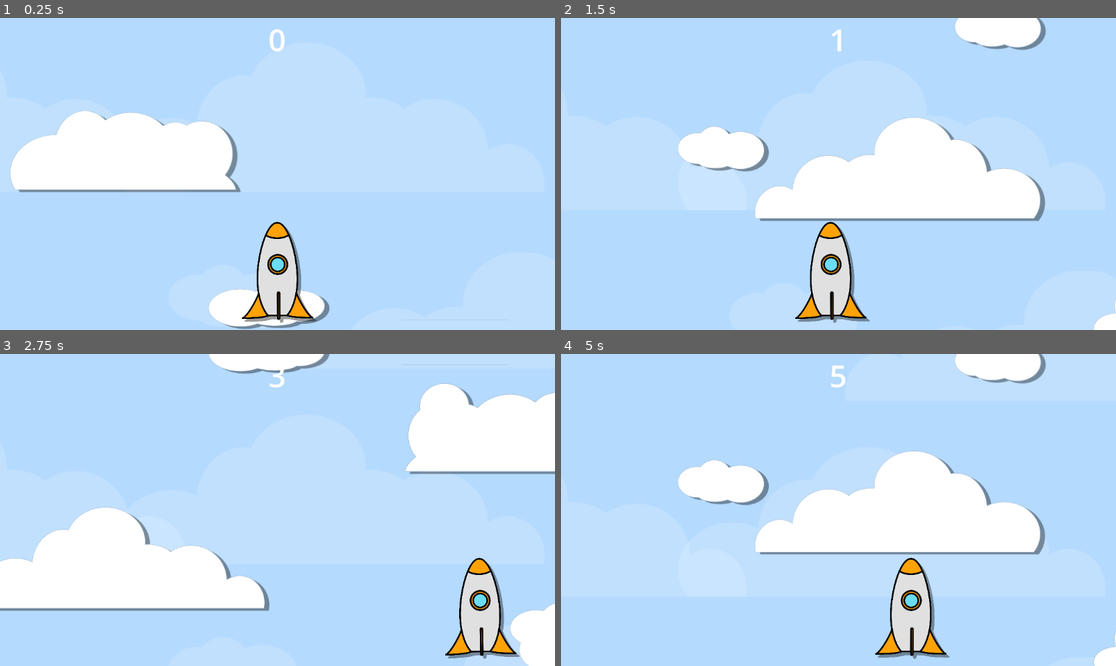
Above: before the commit, frames 1-4 (two rows, left to right).
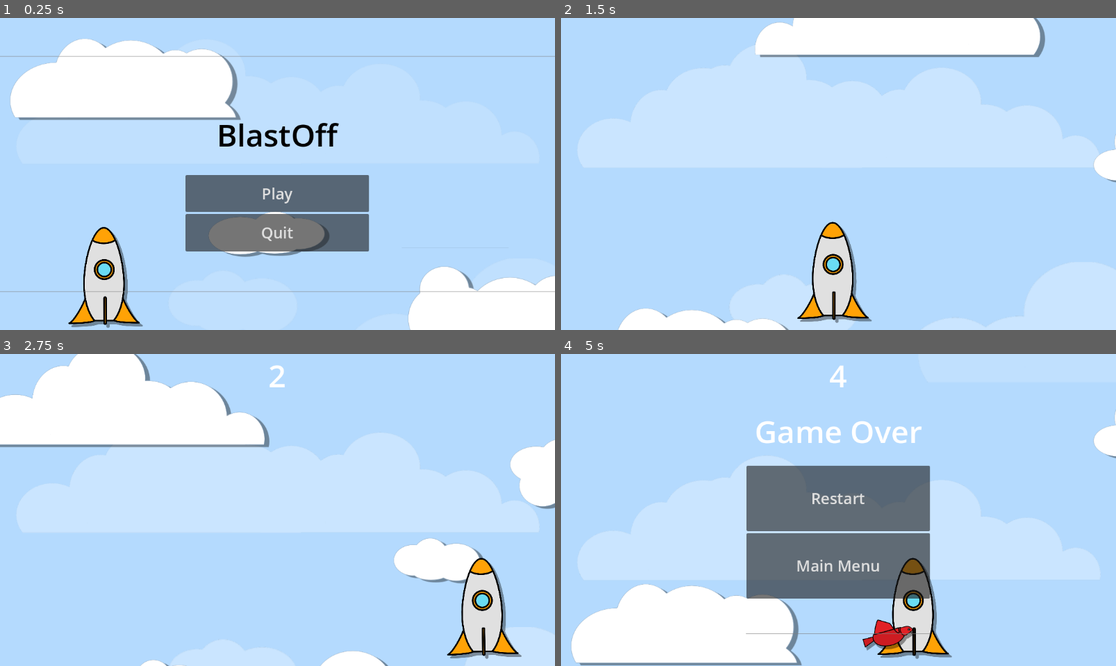
Above: after the commit, the same moments.

Repository: Ranger-NF/BlastOff
Game: Godot game, scene res://main.tscn
Same seed, same stepped clock (60 frames per second), same inputs: the game is played once before the commit and once after it.
Inputs (mouse positions are in pixels of both pictures, inside the frame that each line leads up to):
- Up to frame 1 (0.25 s): no input
- Up to frame 2 (1.5 s): click (838, 192) at 0.5 s, where only the run after the commit has a clickable "Play"; move the mouse to (810, 236) at 1.27 s; click (810, 236) at 1.42 s
- Up to frame 3 (2.75 s): drag from (444, 556) to (266, 606) at 2.02 s
- Up to frame 4 (5 s): move the mouse to (672, 463) at 2.77 s; click (672, 463) at 2.92 s; drag from (866, 510) to (672, 463) at 3.52 s; move the mouse to (755, 432) at 4.27 s; click (755, 432) at 4.42 s

The runs differ from the first frame. In frame 1, 36% of the frame differs, in the area x 0-100%, y 3-100%; in frame 2, 21%; in frame 3, 33%; in frame 4, 33%.

Commit message:
Added placeholder UI 🕴

Diff:
--- a/Background/background.tscn
+++ b/Background/background.tscn
@@ -63,39 +63,61 @@
 
 [node name="Background" type="ParallaxBackground"]
 script = SubResource("GDScript_f6ao8")
-metadata/_edit_horizontal_guides_ = [2105.0, 854.0]
+metadata/_edit_horizontal_guides_ = [2105.0]
 
 [node name="BigClouds" type="ParallaxLayer" parent="."]
-modulate = Color(1, 1, 1, 0.156863)
 position = Vector2(0, 17)
 scale = Vector2(1, 0.988805)
-motion_scale = Vector2(0.05, 0.05)
-motion_mirroring = Vector2(0, 860)
+motion_scale = Vector2(0.08, 0.08)
+motion_mirroring = Vector2(0, 1640)
 
-[node name="Group 1" type="Node2D" parent="BigClouds"]
-position = Vector2(-252, -164.845)
+[node name="CanvasGroup" type="CanvasGroup" parent="BigClouds"]
+self_modulate = Color(1, 1, 1, 0.156863)
 
-[node name="Sprite2D" type="Sprite2D" parent="BigClouds/Group 1"]
-position = Vector2(215, 385)
+[node name="Sprite2D" type="Sprite2D" parent="BigClouds/CanvasGroup"]
+position = Vector2(344, 195.703)
+texture = ExtResource("1_povin")
+region_enabled = true
+region_rect = Rect2(-29.2852, 431.356, 690.879, 245.227)
+
+[node name="Sprite2D4" type="Sprite2D" parent="BigClouds/CanvasGroup"]
+position = Vector2(475.5, 143.738)
+texture = ExtResource("1_povin")
+region_enabled = true
+region_rect = Rect2(-29.2852, 431.356, 690.879, 245.227)
+
+[node name="Sprite2D5" type="Sprite2D" parent="BigClouds/CanvasGroup"]
+position = Vector2(838, 195.005)
+texture = ExtResource("1_povin")
+region_enabled = true
+region_rect = Rect2(-29.2852, 431.356, 690.879, 245.227)
+
+[node name="Sprite2D7" type="Sprite2D" parent="BigClouds/CanvasGroup"]
+position = Vector2(1207, 1355.17)
 scale = Vector2(1.5, 1.5)
 texture = ExtResource("1_povin")
 region_enabled = true
 region_rect = Rect2(-29.2852, 431.356, 690.879, 245.227)
 
-[node name="Sprite2D2" type="Sprite2D" parent="BigClouds/Group 1"]
-position = Vector2(960, 385)
+[node name="Sprite2D2" type="Sprite2D" parent="BigClouds/CanvasGroup"]
+position = Vector2(786, 815.125)
 scale = Vector2(1.5, 1.5)
 texture = ExtResource("1_povin")
 region_enabled = true
 region_rect = Rect2(-29.2852, 431.356, 690.879, 245.227)
 
-[node name="Group 2" type="Node2D" parent="BigClouds"]
-position = Vector2(347, 152.71)
-
-[node name="Sprite2D2" type="Sprite2D" parent="BigClouds/Group 2"]
-position = Vector2(586, 504.65)
+[node name="Sprite2D3" type="Sprite2D" parent="BigClouds/CanvasGroup"]
+position = Vector2(933, 657.36)
 scale = Vector2(1.5, 1.5)
 texture = ExtResource("1_povin")
+region_enabled = true
+region_rect = Rect2(-0.21991, 697.955, 827.855, 226.362)
+
+[node name="Sprite2D6" type="Sprite2D" parent="BigClouds/CanvasGroup"]
+position = Vector2(103, 1212.57)
+scale = Vector2(1.5, 1.5)
+texture = ExtResource("1_povin")
+flip_h = true
 region_enabled = true
 region_rect = Rect2(-0.21991, 697.955, 827.855, 226.362)
 
--- /dev/null
+++ b/Background/remove_overlapping.gdshader
@@ -0,0 +1,8 @@
+shader_type canvas_item;
+
+uniform sampler2D SCREEN_TEXTURE : hint_screen_texture, filter_linear_mipmap;
+
+void fragment() {
+  vec4 tex = texture(TEXTURE, UV);
+  COLOR = vec4(mix(texture(SCREEN_TEXTURE, SCREEN_UV).rgb, tex.rgb - (1.-MODULATE.rgb), MODULATE.a), tex.a);
+}
--- a/Enemies/Satellite/satellite.gd
+++ b/Enemies/Satellite/satellite.gd
@@ -1,9 +1,16 @@
 extends "res://Enemies/Obstacle.gd"
 
 func _ready() -> void:
+    GameManager.game_over.connect(_on_game_over)
+
     can_move = false
-    UiManager.emit_signal("warning_announced")
-
+    UiManager.emit_signal("warning_announced", self.position.x)
+    $WarnTimer.start(2)
 
 func _on_warn_timer_timeout() -> void:
     can_move = true
+    UiManager.emit_signal("warning_withdrawn")
+
+func _on_game_over() -> void:
+    UiManager.emit_signal("warning_withdrawn")
+    queue_free()
--- a/Managers/game_manager.gd
+++ b/Managers/game_manager.gd
@@ -11,7 +11,8 @@
 var is_left_button_pressed: bool = false
 var is_right_button_pressed: bool = false
 
-var flock_probability: float = 1
+var flock_probability: float = 0.1
+var satellite_falling_propability: float = 0.2
 
 func _ready() -> void:
     self.level_up.connect(_increase_difficulty)
@@ -19,3 +20,4 @@
 func _increase_difficulty() -> void:
     rocket_speed += 100
     flock_probability += 0.05
+    satellite_falling_propability += 0.05
--- a/Managers/ui_manager.gd
+++ b/Managers/ui_manager.gd
@@ -1,4 +1,6 @@
 extends Node
 
 signal warning_announced(x_position: float) # For showing a warning sign when heavy objects are falling
-signal warning_withdrawn()
+signal warning_withdrawn
+
+signal skipped_to_main_menu
--- /dev/null
+++ b/UI/main_menu.gd
@@ -0,0 +1,16 @@
+extends CanvasLayer
+
+func _ready() -> void:
+    UiManager.skipped_to_main_menu.connect(_show_ui)
+
+func _show_ui() -> void:
+    self.show()
+
+func _on_play_button_pressed() -> void:
+    self.hide()
+    GameManager.emit_signal("game_started")
+
+
+func _on_quit_button_pressed() -> void:
+    get_tree().root.propagate_notification(NOTIFICATION_WM_CLOSE_REQUEST)
+    get_tree().quit()
--- /dev/null
+++ b/UI/main_menu.tscn
@@ -0,0 +1,84 @@
+[gd_scene load_steps=3 format=3 uid="uid://e1b43p4v5huu"]
+
+[ext_resource type="Script" path="res://UI/main_menu.gd" id="1_p0qic"]
+
+[sub_resource type="LabelSettings" id="LabelSettings_4j3j7"]
+font_size = 64
+font_color = Color(0, 0, 0, 1)
+
+[node name="MainMenu" type="CanvasLayer"]
+script = ExtResource("1_p0qic")
+
+[node name="VBoxContainer" type="VBoxContainer" parent="."]
+anchors_preset = 15
+anchor_right = 1.0
+anchor_bottom = 1.0
+grow_horizontal = 2
+grow_vertical = 2
+
+[node name="TopGap" type="HSeparator" parent="VBoxContainer"]
+layout_mode = 2
+size_flags_vertical = 3
+
+[node name="TitleBox" type="HBoxContainer" parent="VBoxContainer"]
+layout_mode = 2
+size_flags_vertical = 3
+
+[node name="TitileLeft" type="VSeparator" parent="VBoxContainer/TitleBox"]
+modulate = Color(1, 1, 1, 0)
+layout_mode = 2
+size_flags_horizontal = 3
+
+[node name="Label" type="Label" parent="VBoxContainer/TitleBox"]
+layout_mode = 2
+size_flags_horizontal = 3
+size_flags_vertical = 3
+text = "BlastOff"
+label_settings = SubResource("LabelSettings_4j3j7")
+horizontal_alignment = 1
+vertical_alignment = 1
+
+[node name="TitileRight" type="VSeparator" parent="VBoxContainer/TitleBox"]
+modulate = Color(1, 1, 1, 0)
+layout_mode = 2
+size_flags_horizontal = 3
+
+[node name="CenterBox" type="HBoxContainer" parent="VBoxContainer"]
+layout_mode = 2
+size_flags_vertical = 3
+alignment = 1
+
+[node name="ButtonLeft" type="VSeparator" parent="VBoxContainer/CenterBox"]
+modulate = Color(1, 1, 1, 0)
+layout_mode = 2
+size_flags_horizontal = 3
+
+[node name="ButtonBox" type="VBoxContainer" parent="VBoxContainer/CenterBox"]
+layout_mode = 2
+size_flags_horizontal = 3
+
+[node name="PlayButton" type="Button" parent="VBoxContainer/CenterBox/ButtonBox"]
+layout_mode = 2
+size_flags_horizontal = 3
+size_flags_vertical = 3
+theme_override_font_sizes/font_size = 32
+text = "Play"
+
+[node name="QuitButton" type="Button" parent="VBoxContainer/CenterBox/ButtonBox"]
+layout_mode = 2
+size_flags_horizontal = 3
+size_flags_vertical = 3
+theme_override_font_sizes/font_size = 32
+text = "Quit"
+
+[node name="ButtonRight" type="VSeparator" parent="VBoxContainer/CenterBox"]
+modulate = Color(1, 1, 1, 0)
+layout_mode = 2
+size_flags_horizontal = 3
+
+[node name="BottomGap" type="HSeparator" parent="VBoxContainer"]
+layout_mode = 2
+size_flags_vertical = 3
+
+[connection signal="pressed" from="VBoxContainer/CenterBox/ButtonBox/PlayButton" to="." method="_on_play_button_pressed"]
+[connection signal="pressed" from="VBoxContainer/CenterBox/ButtonBox/QuitButton" to="." method="_on_quit_button_pressed"]
--- a/UI/ui.gd
+++ b/UI/ui.gd
@@ -4,11 +4,49 @@
     "game_over": "Game Over",
 }
 
-@onready var score_label = $CanvasLayer/HBoxContainer/VBoxContainer2/Score
-@onready var game_status = $CanvasLayer/GameStatus
+@onready var whole_ui = $CanvasLayer/WholeScreen
+
+@onready var score_label = $CanvasLayer/WholeScreen/WholeCenter/ScoreBox/Score
+@onready var game_status_label = $CanvasLayer/WholeScreen/WholeCenter/NavBox/GameStatus
+@onready var warning_sign = $CanvasLayer/Warning
+@onready var warning_anim = $CanvasLayer/WarningAnimation
+
+@onready var navigation_box = $CanvasLayer/WholeScreen/WholeCenter/NavBox
+
+var is_warning_on: bool = false
+
+func _ready() -> void:
+    whole_ui.hide()
+    GameManager.game_over.connect(_show_game_status.bind("game_over"))
+    GameManager.game_started.connect(_on_game_start)
+
+    UiManager.warning_announced.connect(_flash_warning)
+    UiManager.warning_withdrawn.connect(_stop_warning)
 
 func _physics_process(_delta: float) -> void:
     score_label.text = "{score}".format({"score": StatManager.score_gained})
 
 func _show_game_status(current_status: String) -> void:
-    pass
+    game_status_label.text = status_messages.get(current_status)
+    navigation_box.show()
+
+func _flash_warning(x_position: float):
+    var vertical_screen_size: float = get_viewport_rect().size.y
+    warning_sign.position = Vector2(x_position, (0.1 * vertical_screen_size))
+    warning_sign.show()
+    warning_anim.play("warning_sign")
+
+func _stop_warning():
+    warning_anim.stop()
+    warning_sign.hide()
+
+func _on_game_start() -> void:
+    whole_ui.show()
+    navigation_box.hide()
+
+func _on_restart_button_pressed() -> void:
+    GameManager.emit_signal("game_started")
+
+func _on_back_button_pressed() -> void:
+    whole_ui.hide()
+    UiManager.emit_signal("skipped_to_main_menu")
--- a/UI/ui.tscn
+++ b/UI/ui.tscn
@@ -1,56 +1,7 @@
-[gd_scene load_steps=6 format=3 uid="uid://0ckqin0njvj4"]
+[gd_scene load_steps=8 format=3 uid="uid://0ckqin0njvj4"]
 
+[ext_resource type="Script" path="res://UI/ui.gd" id="1_1hsrn"]
 [ext_resource type="Texture2D" uid="uid://70ft04lcb4pc" path="res://UI/warning_sign.svg" id="1_y1a50"]
-
-[sub_resource type="GDScript" id="GDScript_ew6qc"]
-script/source = "extends Control
-
-const status_messages = {
-    \"game_over\": \"Game Over\",
-}
-
-@onready var score_label = $CanvasLayer/HBoxContainer/VBoxContainer2/Score
-@onready var game_status_label = $CanvasLayer/GameStatus
-@onready var warning_sign = $CanvasLayer/Warning
-
-var is_warning_on: bool = false
-
-func _ready() -> void:
-    GameManager.game_over.connect(_show_game_status.bind(\"game_over\"))
-
-    UiManager.warning_announced.connect(_flash_warning)
-    UiManager.warning_withdrawn.connect(_stop_warning)
-
-func _physics_process(_delta: float) -> void:
-    score_label.text = \"{score}\".format({\"score\": StatManager.score_gained})
-
-func _show_game_status(current_status: String) -> void:
-    game_status_label.text = status_messages.get(current_status)
-    game_status_label.show()
-
-    await get_tree().create_timer(3).timeout
-
-    game_status_label.hide()
-
-func _flash_warning(x_position: float):
-    var screen_size = get_viewport_rect().size
-    warning_sign.position = Vector2(x_position, (0.1 * screen_size.y))
-
-    is_warning_on = true
-
-    var warning_sign_tween = create_tween()
-    warning_sign.show()
-
-    while  is_warning_on:
-        await warning_sign_tween.tween_property(warning_sign, \"modulate.a\", 1, 1).finished
-        await warning_sign_tween.tween_property(warning_sign, \"modulate.a\", 1, 0).finished
-
-    warning_sign_tween.kill()
-    warning_sign.hide()
-
-func _stop_warning():
-    is_warning_on = false
-"
 
 [sub_resource type="ShaderMaterial" id="ShaderMaterial_324iy"]
 
@@ -93,6 +44,29 @@
 shader_parameter/offset = Vector2(-50, -40)
 shader_parameter/modulate = Color(0, 0, 0, 0.392157)
 
+[sub_resource type="Animation" id="Animation_ns6ys"]
+resource_name = "warning_sign"
+length = 0.5
+loop_mode = 1
+step = 0.05
+tracks/0/type = "value"
+tracks/0/imported = false
+tracks/0/enabled = true
+tracks/0/path = NodePath("Warning:modulate")
+tracks/0/interp = 2
+tracks/0/loop_wrap = true
+tracks/0/keys = {
+"times": PackedFloat32Array(0, 0.25, 0.5),
+"transitions": PackedFloat32Array(1, 1, 1),
+"update": 1,
+"values": [Color(1, 1, 1, 1), Color(1, 1, 1, 0), Color(1, 1, 1, 1)]
+}
+
+[sub_resource type="AnimationLibrary" id="AnimationLibrary_4sb7j"]
+_data = {
+"warning_sign": SubResource("Animation_ns6ys")
+}
+
 [node name="UI" type="Control"]
 layout_mode = 3
 anchors_preset = 15
@@ -100,11 +74,11 @@
 anchor_bottom = 1.0
 grow_horizontal = 2
 grow_vertical = 2
-script = SubResource("GDScript_ew6qc")
+script = ExtResource("1_1hsrn")
 
 [node name="CanvasLayer" type="CanvasLayer" parent="."]
 
-[node name="HBoxContainer" type="HBoxContainer" parent="CanvasLayer"]
+[node name="WholeScreen" type="HBoxContainer" parent="CanvasLayer"]
 anchors_preset = 15
 anchor_right = 1.0
 anchor_bottom = 1.0
@@ -113,48 +87,75 @@
 size_flags_horizontal = 3
 size_flags_vertical = 3
 
-[node name="VBoxContainer" type="VBoxContainer" parent="CanvasLayer/HBoxContainer"]
+[node name="WholeLeft" type="VBoxContainer" parent="CanvasLayer/WholeScreen"]
 layout_mode = 2
 size_flags_horizontal = 3
 
-[node name="VBoxContainer2" type="VBoxContainer" parent="CanvasLayer/HBoxContainer"]
+[node name="WholeCenter" type="VBoxContainer" parent="CanvasLayer/WholeScreen"]
 layout_mode = 2
 size_flags_horizontal = 3
 
-[node name="Score" type="Label" parent="CanvasLayer/HBoxContainer/VBoxContainer2"]
+[node name="ScoreBox" type="VBoxContainer" parent="CanvasLayer/WholeScreen/WholeCenter"]
+layout_mode = 2
+size_flags_vertical = 0
+
+[node name="Score" type="Label" parent="CanvasLayer/WholeScreen/WholeCenter/ScoreBox"]
 material = SubResource("ShaderMaterial_324iy")
 use_parent_material = true
 layout_mode = 2
-size_flags_vertical = 0
+size_flags_vertical = 2
 theme_override_font_sizes/font_size = 64
 text = "Score"
 horizontal_alignment = 1
 
-[node name="VBoxContainer3" type="VBoxContainer" parent="CanvasLayer/HBoxContainer"]
+[node name="NavBox" type="VBoxContainer" parent="CanvasLayer/WholeScreen/WholeCenter"]
+visible = false
 layout_mode = 2
-size_flags_horizontal = 3
+size_flags_vertical = 3
 
-[node name="GameStatus" type="Label" parent="CanvasLayer"]
-visible = false
+[node name="GameStatus" type="Label" parent="CanvasLayer/WholeScreen/WholeCenter/NavBox"]
 material = SubResource("ShaderMaterial_324iy")
 use_parent_material = true
-anchors_preset = 15
-anchor_right = 1.0
-anchor_bottom = 1.0
-grow_horizontal = 2
-grow_vertical = 2
-size_flags_horizontal = 3
+layout_mode = 2
 size_flags_vertical = 6
 theme_override_font_sizes/font_size = 64
 text = "Game Over"
 horizontal_alignment = 1
 vertical_alignment = 1
 
+[node name="RestartButton" type="Button" parent="CanvasLayer/WholeScreen/WholeCenter/NavBox"]
+layout_mode = 2
+size_flags_vertical = 3
+theme_override_font_sizes/font_size = 32
+text = "Restart"
+
+[node name="BackButton" type="Button" parent="CanvasLayer/WholeScreen/WholeCenter/NavBox"]
+layout_mode = 2
+size_flags_vertical = 3
+theme_override_font_sizes/font_size = 32
+text = "Main Menu"
+
+[node name="HSeparator" type="HSeparator" parent="CanvasLayer/WholeScreen/WholeCenter/NavBox"]
+layout_mode = 2
+size_flags_vertical = 3
+
+[node name="WholeRight" type="VBoxContainer" parent="CanvasLayer/WholeScreen"]
+layout_mode = 2
+size_flags_horizontal = 3
+
 [node name="Warning" type="TextureRect" parent="CanvasLayer"]
-modulate = Color(1, 1, 1, 0)
+visible = false
 material = SubResource("ShaderMaterial_sa2l3")
 offset_right = 64.0
 offset_bottom = 71.0
 texture = ExtResource("1_y1a50")
 expand_mode = 2
 stretch_mode = 4
+
+[node name="WarningAnimation" type="AnimationPlayer" parent="CanvasLayer"]
+libraries = {
+"": SubResource("AnimationLibrary_4sb7j")
+}
+
+[connection signal="pressed" from="CanvasLayer/WholeScreen/WholeCenter/NavBox/RestartButton" to="." method="_on_restart_button_pressed"]
+[connection signal="pressed" from="CanvasLayer/WholeScreen/WholeCenter/NavBox/BackButton" to="." method="_on_back_button_pressed"]
--- a/main.tscn
+++ b/main.tscn
@@ -7,6 +7,7 @@
 [ext_resource type="PackedScene" uid="uid://djfl3lk86q0wd" path="res://UI/control.tscn" id="4_vpkpi"]
 [ext_resource type="PackedScene" uid="uid://cihqkayqkp35l" path="res://Background/background.tscn" id="5_rc5yt"]
 [ext_resource type="AudioStream" uid="uid://ciqy1wnkunlb1" path="res://Music/homely_arcade.ogg" id="6_bev8e"]
+[ext_resource type="PackedScene" uid="uid://e1b43p4v5huu" path="res://UI/main_menu.tscn" id="8_he1gu"]
 
 [sub_resource type="GDScript" id="GDScript_vu1uo"]
 script/source = "extends Node2D
@@ -23,7 +24,7 @@
     GameManager.game_started.connect(restart_game)
     GameManager.game_over.connect(_on_game_over)
 
-    GameManager.emit_signal(\"game_started\")
+    UiManager.emit_signal(\"skipped_to_main_menu\")
 
 
 func _physics_process(delta: float) -> void:
@@ -34,7 +35,7 @@
     if not obstacle_scene:
         push_error(\"PackedScene is not set in the export section!\")
     var screen_size = get_viewport_rect().size.x
-    var spawn_location = Vector2(randf_range(0.05 * screen_size, 0.95 * screen_size), -30)
+    var spawn_location = Vector2(randf_range(0.05 * screen_size, 0.95 * screen_size), -250)
 
     var new_obstacle = obstacle_scene.instantiate()
     new_obstacle.position = spawn_location
@@ -45,7 +46,7 @@
 func determine_next_obstacle():
 
     var random_num = randf()
-    if (random_num < GameManager.flock_probability):
+    if (random_num < GameManager.satellite_falling_propability):
         if satellite_timer.is_stopped():
             satellite_timer.start(randi_range(4, 6))
 
@@ -55,10 +56,6 @@
     is_game_running = false
     obstacle_timer.stop()
     satellite_timer.stop()
-
-    await get_tree().create_timer(3).timeout
-
-    GameManager.emit_signal(\"game_started\")
 
 func restart_game() -> void:
     is_game_running = true
@@ -89,7 +86,6 @@
 [node name="Control" parent="." instance=ExtResource("4_vpkpi")]
 
 [node name="Background" parent="." instance=ExtResource("5_rc5yt")]
-metadata/_edit_horizontal_guides_ = [2105.0]
 
 [node name="AudioStreamPlayer" type="AudioStreamPlayer" parent="."]
 stream = ExtResource("6_bev8e")
@@ -99,5 +95,7 @@
 
 [node name="SatelliteTimer" type="Timer" parent="."]
 
+[node name="MainMenu" parent="." instance=ExtResource("8_he1gu")]
+
 [connection signal="timeout" from="ObstacleTimer" to="." method="_on_asteroid_timer_timeout"]
 [connection signal="timeout" from="SatelliteTimer" to="." method="_on_satellite_timer_timeout"]
Not shown: 1 places in main.tscn that only renumber resources
